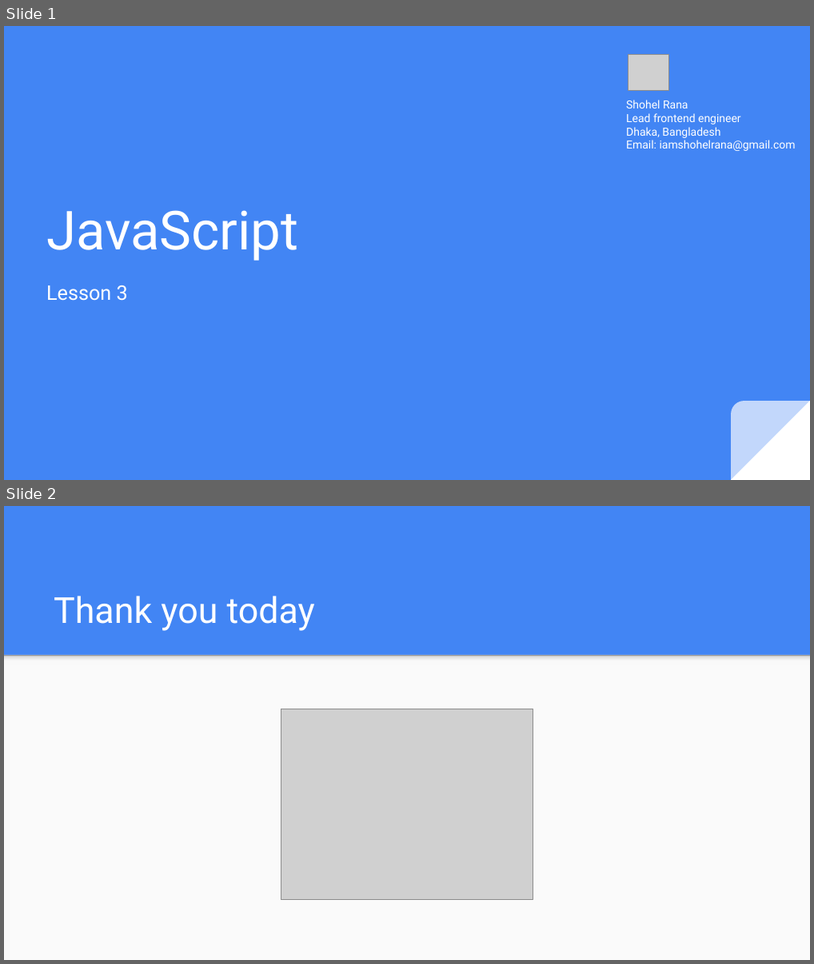
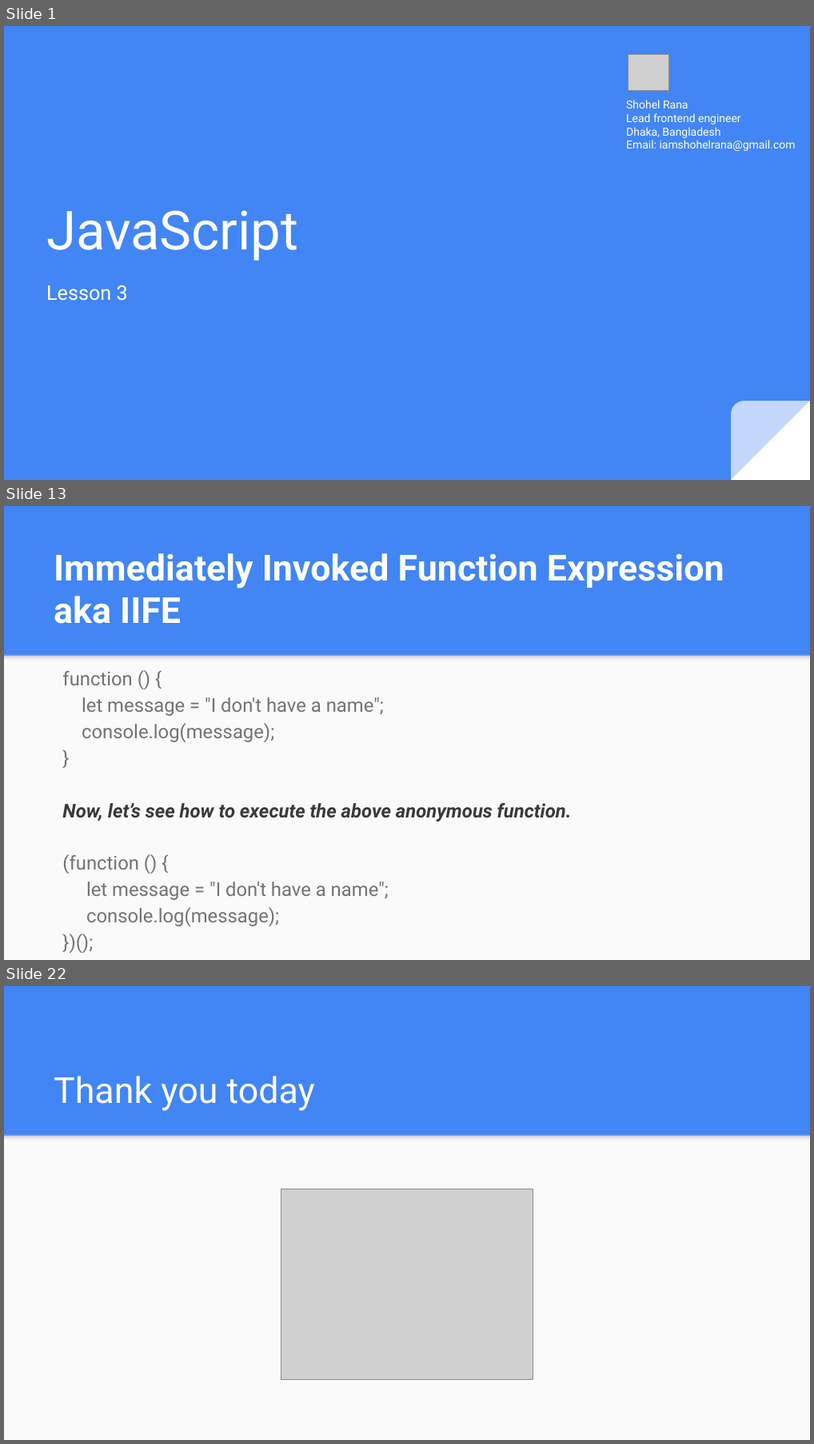
Before and after one commit to mdshohelrana/the-road-to-javascript, a slide deck: Class Content/Day 3/JavaScript Lesson 3.pptx. Shown one above the other, each under a label of ours: slides 1 and 2 before the commit, slides 1, 13 and 22 after it; the slides between them are not shown. The pictures are 814x964 and 814x1444 pixels, drawn with LibreOffice and Linux fonts; fonts in the diff are those of the drawing; grey boxes stand for pictures. Boxes give left, top, right and bottom in pixels: in the first picture for what was removed or moved away, otherwise in the second. Text is boxed around its words. In the diff, an @@ line names an element or a change of style, - is before the commit and + after.

```diff
--- a/Class Content/Day 3/JavaScript Lesson 3.pptx
+++ b/Class Content/Day 3/JavaScript Lesson 3.pptx
@@ slide 13 added at bbox=[4, 506, 810, 960], background #4285F4; not listed: 2 template elements that a slide beside it also shows @@
@@ title added at bbox=[54, 553, 725, 624], 32 pt, text #FFFFFF, bold @@
+Immediately Invoked Function Expression aka IIFE
@@ text added at bbox=[62, 671, 572, 926], 17 pt, text #737373 @@
+function () {
+let message = "I don't have a name";
+console.log(message);
+}
+Now, let’s see how to execute the above anonymous function.
+(function () {
+let message = "I don't have a name";
+console.log(message);
+})();
@@ what was slide 2 is now slide 22 @@
```
Also in this commit, not shown: 19 other slides added, 1 other file.
